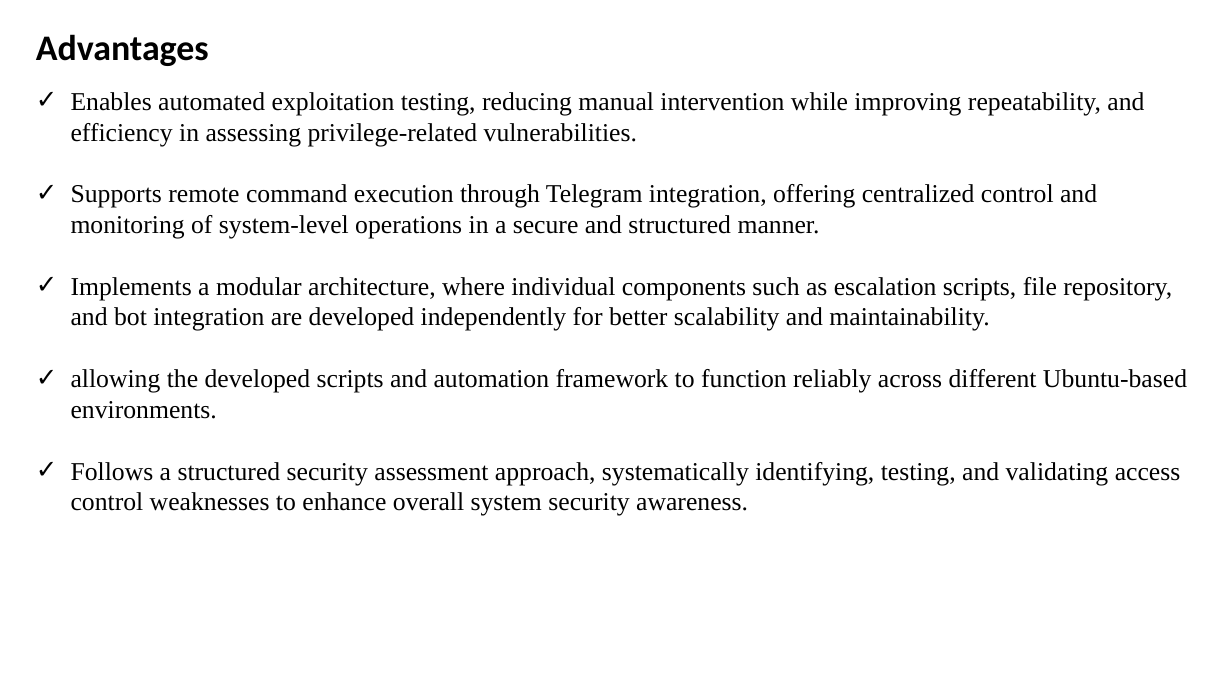
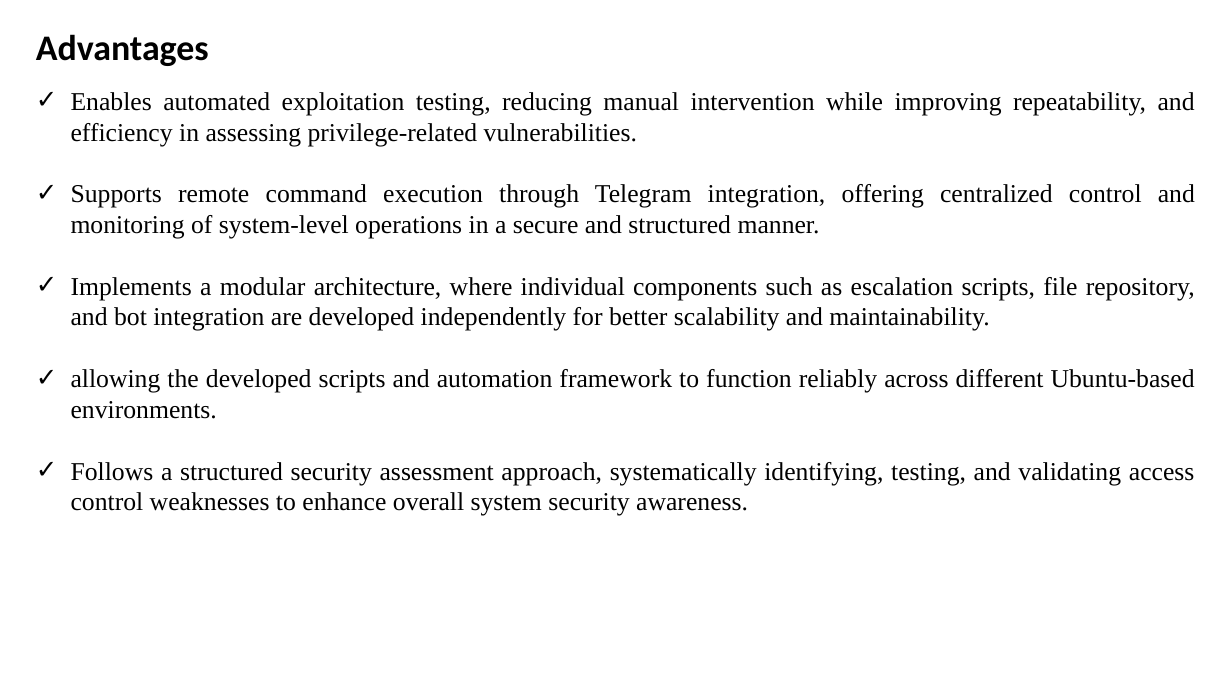
Before and after one commit to nachiket2323/pre-esc, a slide deck: slide 12 of docs/Clg 1st review.pptx. Drawn at 1232x693 pixels with LibreOffice and Linux fonts; fonts in the diff are those of the drawing. Boxes give left, top, right and bottom in pixels: in the first picture for what was removed or moved away, otherwise in the second. Text is boxed around its words. In the diff, an @@ line names an element or a change of style, - is before the commit and + after.

```diff
--- a/docs/Clg 1st review.pptx
+++ b/docs/Clg 1st review.pptx
@@ text "Enables automated exploitation testing, reducing ..." at box(71, 92, 1195, 516): alignment left to justified @@
```
Also in this commit, not shown: 8 other slides changed, 1 other file.
